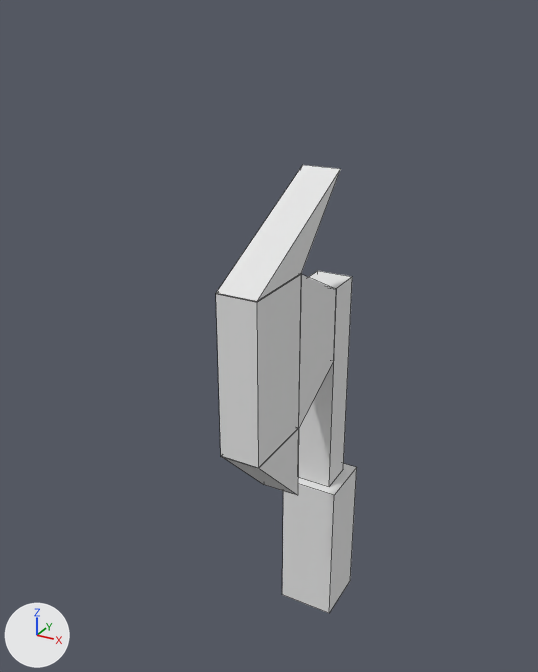
One commit to the Blender file Assets/Models/axe/axe_complete.blend: the scene before it, then after it.
The view is the same before and after, from a 50 mm camera at (15.1, -33.7, 29.2) aimed at (-1.6, -3.3, 14.0). Lighting does not change. The marker at lower left points along +X, +Y and +Z. Mesh edges are drawn as thin lines.

The scene before the commit, as lines of its bpy script (objects in view):
```python
ob_bottom_point = bpy.data.objects.new('bottom_point', me_cube_012)
ob_bottom_point.location = (0.0, -7.03, 8.23)
ob_bottom_point.rotation_euler = (0.0, 3.142, 0.0)  # degrees (0, 180, 0)
ob_bottom_point.scale = (1.0, 2.0, 2.0)
ob_haft = bpy.data.objects.new('haft', me_cube)
ob_haft.location = (0.0, 0.0, 0.0)
ob_haft.scale = (1.61, 1.61, 4.29)
ob_head = bpy.data.objects.new('head', me_cube_008)
ob_head.location = (0.0, -7.07, 14.27)
ob_head.scale = (1.0, 2.0, 4.0)
ob_head_bottom_point_attach = bpy.data.objects.new('head_bottom_point_attach', me_cube_011)
ob_head_bottom_point_attach.location = (0.0, -7.07, 14.27)
ob_head_bottom_point_attach.scale = (1.0, 2.0, 4.0)
ob_head_top_point_attach = bpy.data.objects.new('head_top_point_attach', me_cube_010)
ob_head_top_point_attach.location = (0.0, -7.07, 14.27)
ob_head_top_point_attach.scale = (1.0, 2.0, 4.0)
ob_head_trapezoid_attach = bpy.data.objects.new('head_trapezoid_attach', me_cube_009)
ob_head_trapezoid_attach.location = (0.0, -7.07, 14.27)
ob_head_trapezoid_attach.scale = (1.0, 2.0, 4.0)
ob_shaft = bpy.data.objects.new('shaft', me_cube_001)
ob_shaft.location = (0.0, 0.0, 10.29)
ob_shaft.scale = (1.0, 1.0, 6.0)
ob_top_point = bpy.data.objects.new('top_point', me_cube_015)
ob_top_point.location = (0.0, -7.06, 20.29)
ob_top_point.rotation_euler = (0.0, 6.283, 0.0)  # degrees (0, 360, 0)
ob_top_point.scale = (1.0, 2.0, 2.0)
ob_trapezoid = bpy.data.objects.new('trapezoid', me_cube_004)
ob_trapezoid.location = (0.0, -3.04, 14.24)
ob_trapezoid.scale = (1.0, 2.0, 2.0)
```
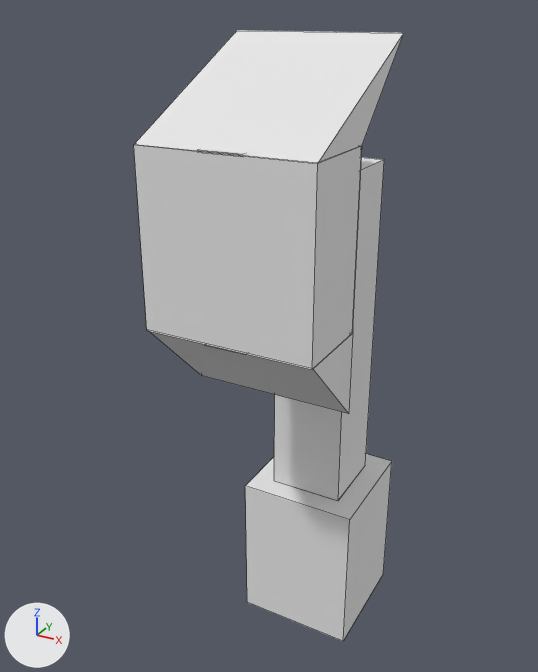
Where the newer file only moved an object's origin or applied its transform, the numbers keep the older frame.

What differs and where, as boxes [x1, y1, x2, y2] in the pictures (538 x 672 px):
'head', moved, rescaled (166% wider, 16% taller): before [216, 274, 301, 468]; after [134, 144, 362, 370]
'top_point', mesh rescaled, moved (114% wider): before [216, 165, 341, 301]; after [135, 30, 404, 162]
'haft', rescaled (95% wider, 25% taller): before [282, 463, 357, 613]; after [245, 454, 392, 641]
'shaft', moved, rescaled (102% wider, 59% taller): before [298, 271, 352, 487]; after [274, 157, 384, 501]
'bottom_point', moved, rescaled: before [224, 428, 299, 495]; after [149, 331, 353, 414]
'trapezoid', reshaped: before [299, 274, 336, 427]; after [353, 149, 362, 318]
'head_bottom_point_attach', moved: before [221, 429, 298, 469]; after [206, 345, 246, 355]
'head_top_point_attach', moved: before [219, 293, 256, 301]; after [198, 149, 244, 154]
'head_trapezoid_attach', moved, rescaled (not visible before): after [353, 155, 362, 320]

Edits to the bpy script that builds the scene:
```text
Change me_cube_015:
    where me_cube_015.from_pydata(...)  # 6 vertices, 5 faces; spans x -1.0..1.0, y -1.0..3.0, z -1.0..1.0
    used by ob_top_point; location = (0.0, -7.06, 20.29); rotation_euler = (0.0, 6.283, 0.0), in degrees (0, 360, 0); scale = (1.0, 2.0, 2.0)
    me_cube_015 part 1: the whole mesh is scaled about its middle by (4, 1, 1)
Change me_cube_004:
    where me_cube_004.from_pydata(...)  # 8 vertices, 6 faces; spans x -1.0..1.0, y -1.0..1.0, z -2.0..2.0
    used by ob_trapezoid; location = (0.0, -3.04, 14.24); scale = (1.0, 2.0, 2.0)
    me_cube_004 part 2
    me_cube_004.vertices[0].co: (-1.0, -1.0, -2.0) -> (-4.0, -1.0, -2.0)
    me_cube_004.vertices[1].co: (-1.0, 1.0, -1.0) -> (-2.0, 1.0, -1.0)
    me_cube_004.vertices[2].co: (1.0, 1.0, -1.0) -> (2.0, 1.0, -1.0)  # pixel (333, 360) -> not seen
    me_cube_004.vertices[3].co: (1.0, -1.0, -2.0) -> (4.0, -1.0, -2.0)  # pixel (298, 428) -> pixel (352, 334)
    me_cube_004.vertices[4].co: (-1.0, -1.0, 2.0) -> (-4.0, -1.0, 2.0)
    me_cube_004.vertices[5].co: (-1.0, 1.0, 1.0) -> (-2.0, 1.0, 1.0)
    me_cube_004.vertices[6].co: (1.0, 1.0, 1.0) -> (2.0, 1.0, 1.0)  # pixel (336, 289) -> not seen
    me_cube_004.vertices[7].co: (1.0, -1.0, 2.0) -> (4.0, -1.0, 2.0)  # pixel (301, 274) -> pixel (361, 146)
Change ob_top_point:
    ob_top_point.location: (0.0, -7.06, 20.29) -> (0.0, -8.05, 26.29)
Change ob_bottom_point:
    ob_bottom_point.location: (0.0, -7.03, 8.23) -> (0.0, -8.02, 14.36)
    ob_bottom_point.scale: (1.0, 2.0, 2.0) -> (4.0, 2.0, 2.0)
Change ob_head_bottom_point_attach:
    ob_head_bottom_point_attach.location: (0.0, -7.07, 14.27) -> (0.0, -8.05, 20.33)
Change ob_head_top_point_attach:
    ob_head_top_point_attach.location: (0.0, -7.07, 14.27) -> (0.0, -8.05, 20.33)
Change ob_head_trapezoid_attach:
    ob_head_trapezoid_attach.location: (0.0, -7.07, 14.27) -> (0.0, -8.05, 20.33)
    ob_head_trapezoid_attach.scale: (1.0, 2.0, 4.0) -> (4.0, 2.0, 4.0)
Change ob_head:
    ob_head.location: (0.0, -7.07, 14.27) -> (0.0, -8.05, 20.33)
    ob_head.scale: (1.0, 2.0, 4.0) -> (4.0, 2.0, 4.0)
Change ob_shaft:
    ob_shaft.location: (0.0, 0.0, 10.29) -> (0.0, 0.0, 13.32)
    ob_shaft.scale: (1.0, 1.0, 6.0) -> (2.0, 2.0, 9.0)
Change ob_haft:
    ob_haft.scale: (1.61, 1.61, 4.29) -> (3.22, 3.22, 4.29)
```
